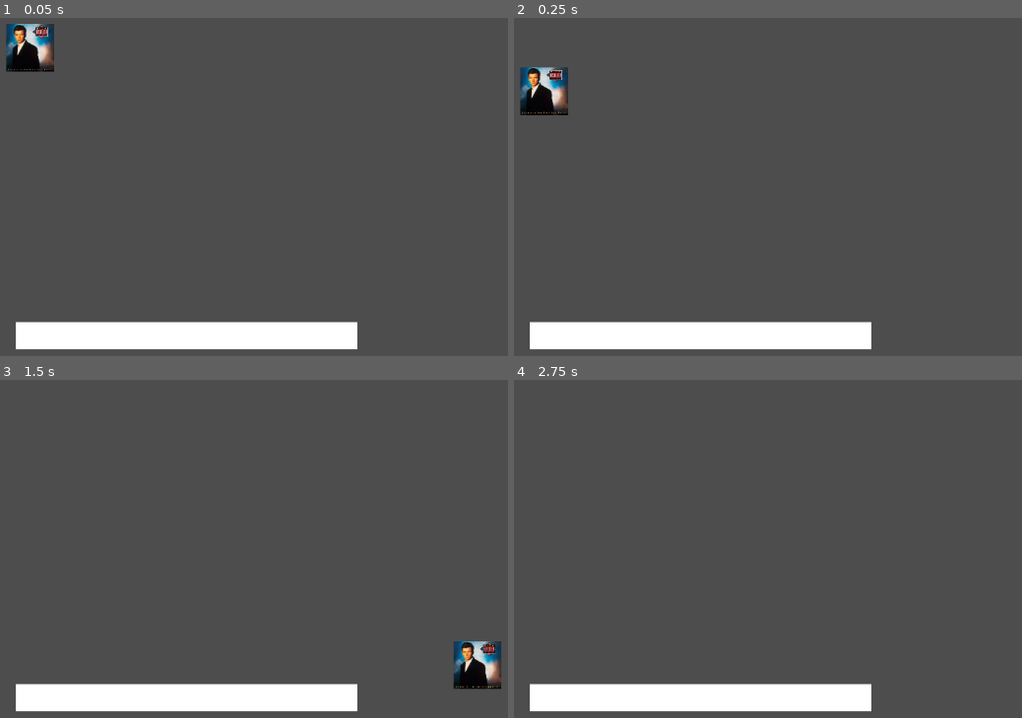
Above: before the commit, frames 1-4 (two rows, left to right).
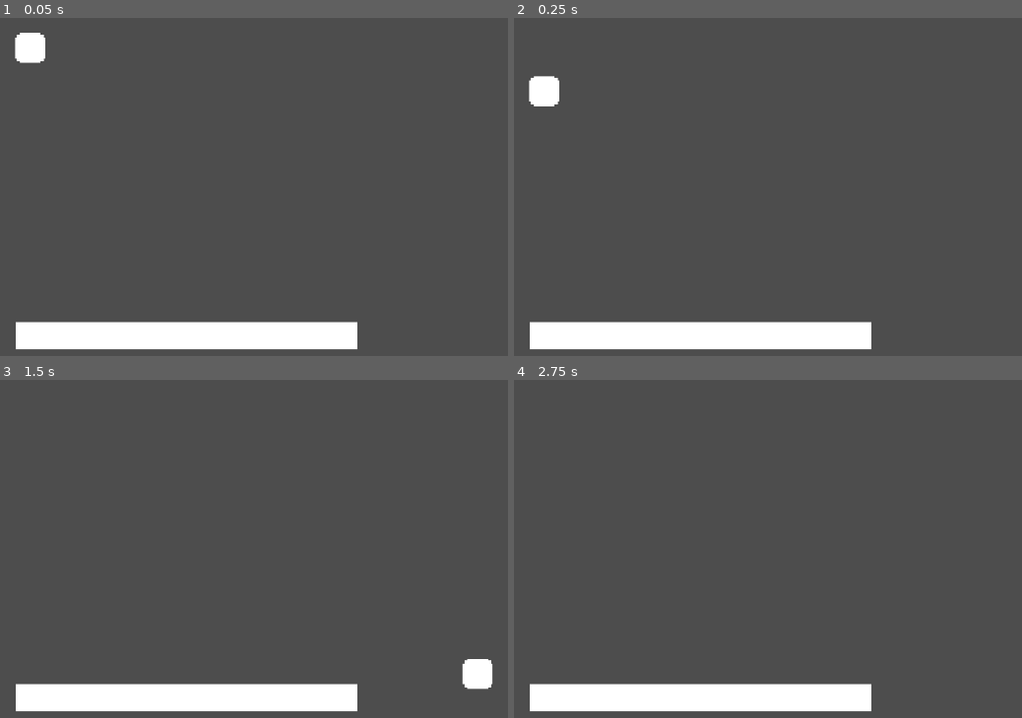
Above: after the commit, the same moments.

Repository: Inglan/MemoryOverflow
Game: Godot game, scene res://scenes/level1.tscn
The game is run twice, just before and just after one commit, with the same random seed, the same clock (stepped at 60 frames per second) and the same inputs.
Inputs:
- Up to frame 1 (0.05 s): no input
- Up to frame 2 (0.25 s): no input
- Up to frame 3 (1.5 s): hold Right (right) from 0.53 s (still down); tap W (up) at 0.77 s
- Up to frame 4 (2.75 s): tap W (up) at 1.52 s; tap Enter at 2 s; release Right (right) at 2.03 s; hold Left (left) from 2.03 s (still down)

The runs differ from the first frame. In frame 1, 1.3% of the frame differs, in the area x 1-11%, y 1-16%; in frame 2, 1.3%; in frame 3, 1.3%; in frame 4, nothing differs.

Commit message:
Refactor player scene to update player sprite and collision shape

Diff:
--- a/scenes/player.tscn
+++ b/scenes/player.tscn
@@ -1,18 +1,19 @@
 [gd_scene load_steps=4 format=3 uid="uid://tsykp01oiwls"]
 
 [ext_resource type="Script" path="res://scripts/player.gd" id="1_mxd6f"]
-[ext_resource type="Texture2D" uid="uid://rjdnxh1wdj33" path="res://rike.jpg" id="1_yc5v3"]
+[ext_resource type="Texture2D" uid="uid://imet62ds4n6d" path="res://player.png" id="2_u15x6"]
 
 [sub_resource type="RectangleShape2D" id="RectangleShape2D_026pf"]
-size = Vector2(70, 70)
+size = Vector2(44, 44)
 
 [node name="Player" type="CharacterBody2D"]
 script = ExtResource("1_mxd6f")
 
 [node name="Sprite2D" type="Sprite2D" parent="."]
+texture_filter = 1
 position = Vector2(0, -35)
-scale = Vector2(0.273438, 0.273438)
-texture = ExtResource("1_yc5v3")
+scale = Vector2(2.2, 2.2)
+texture = ExtResource("2_u15x6")
 
 [node name="CollisionShape2D" type="CollisionShape2D" parent="."]
 position = Vector2(0, -35)
